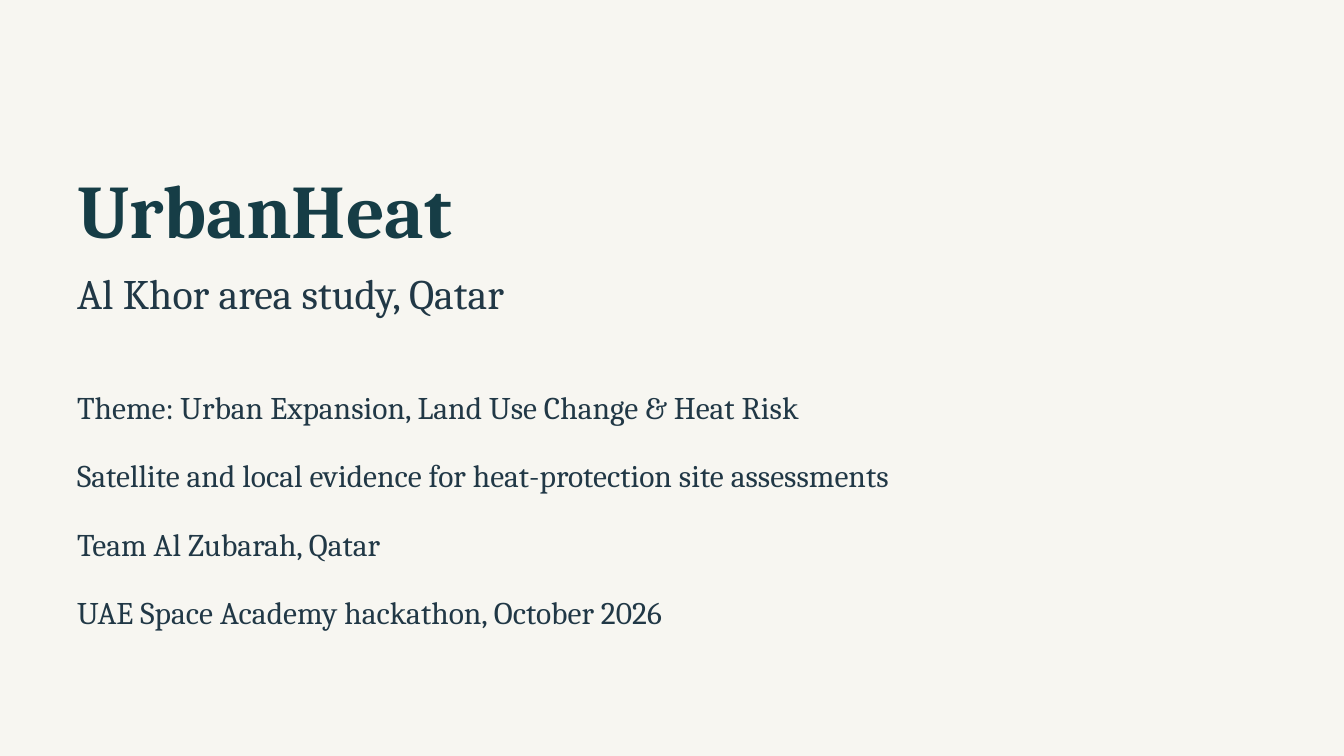
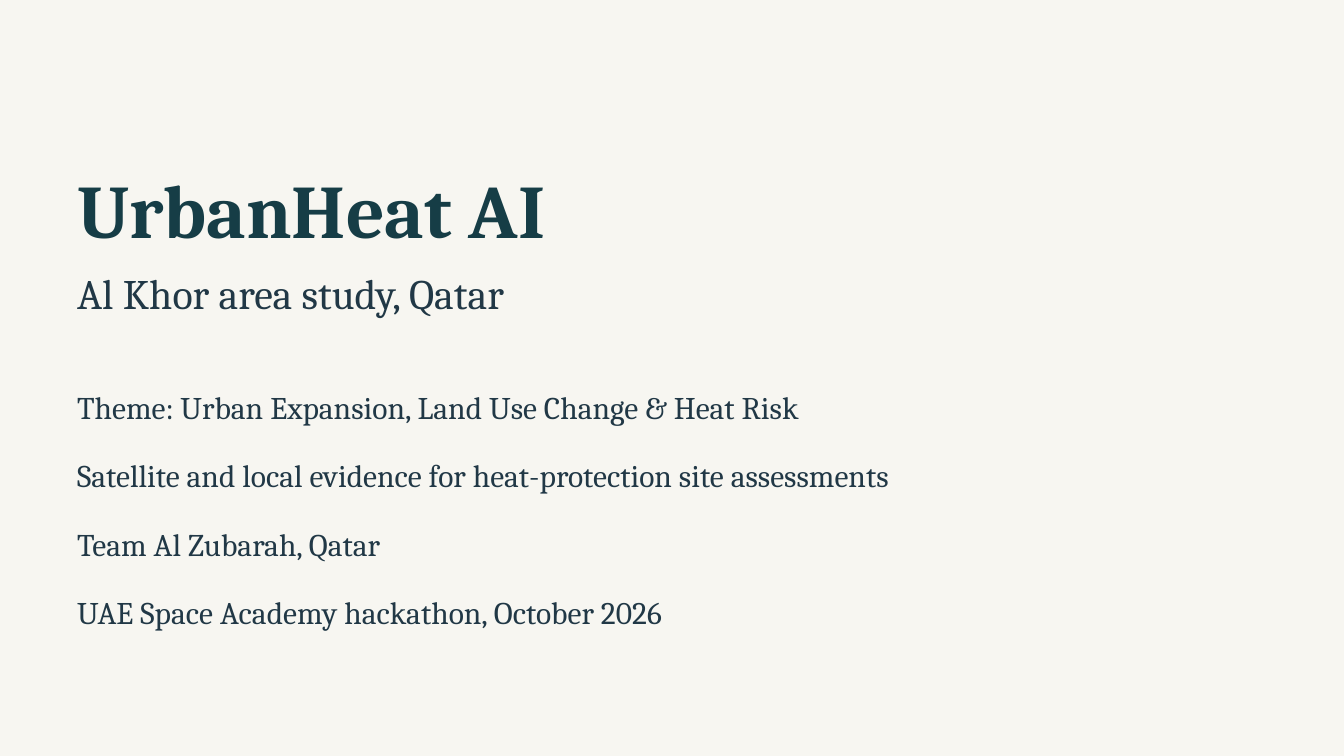
Before and after one commit to NasserAlhuri/spaceHackathon, a slide deck: slide 1 of docs/UrbanHeat-AlKhor-Pitch.pptx. Drawn at 1344x756 pixels with LibreOffice and Linux fonts; fonts in the diff are those of the drawing. Boxes give left, top, right and bottom in pixels: in the first picture for what was removed or moved away, otherwise in the second. Text is boxed around its words. In the diff, an @@ line names an element or a change of style, - is before the commit and + after.

```diff
--- a/docs/UrbanHeat-AlKhor-Pitch.pptx
+++ b/docs/UrbanHeat-AlKhor-Pitch.pptx
@@ text at bbox=[77, 185, 545, 239]: text changed @@
-UrbanHeat
+UrbanHeat AI
```
Also in this commit, not shown: 1 other slide changed, 17 other files.
